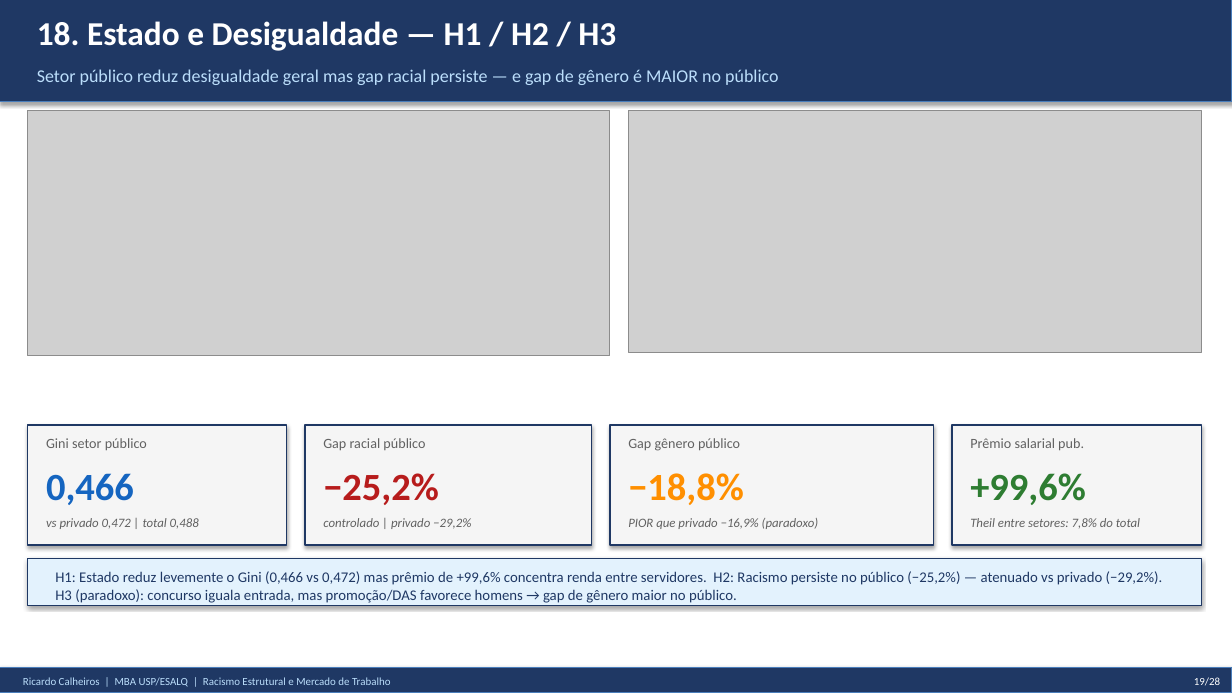
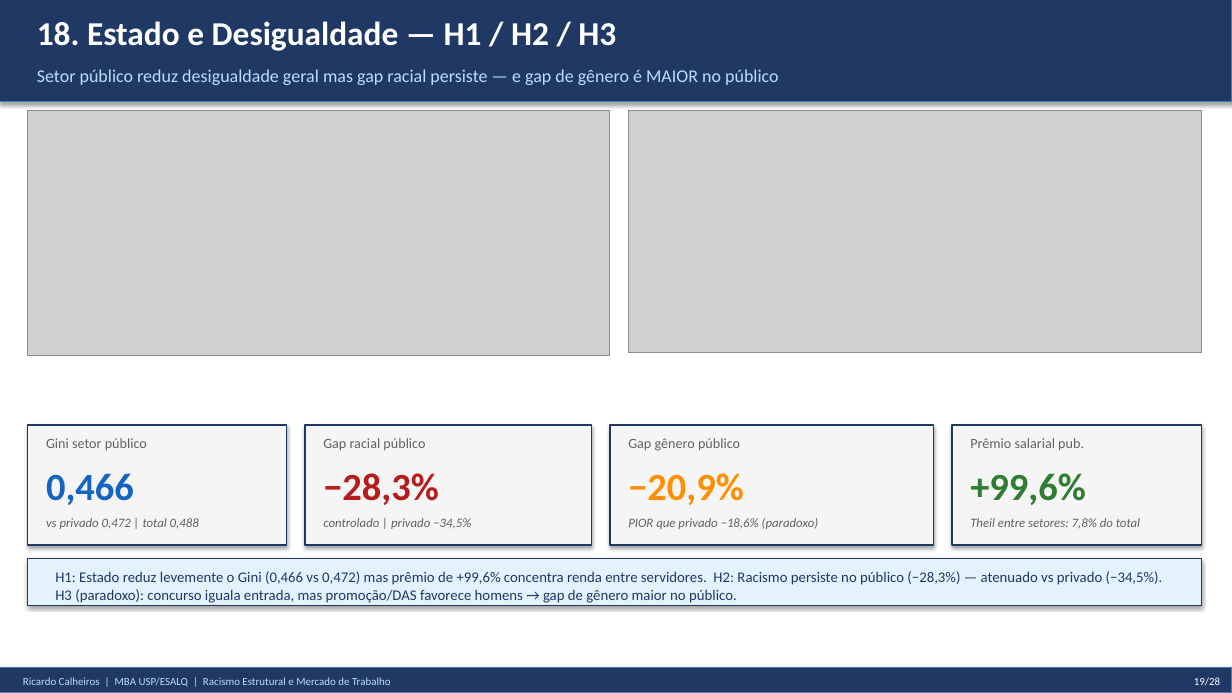
Before and after one commit to rickinrj-ux/ProjetoRacismoPNAD, a slide deck: slide 19 of apresentacao_tcc.pptx. Drawn at 1232x693 pixels with LibreOffice and Linux fonts; fonts in the diff are those of the drawing; grey boxes stand for pictures. Boxes give left, top, right and bottom in pixels: in the first picture for what was removed or moved away, otherwise in the second. Text is boxed around its words. In the diff, an @@ line names an element or a change of style, - is before the commit and + after.

```diff
--- a/apresentacao_tcc.pptx
+++ b/apresentacao_tcc.pptx
@@ text at bbox=[323, 473, 439, 505]: text changed @@
-−25,2%
+−28,3%
@@ text at bbox=[628, 473, 744, 505]: text changed @@
-−18,8%
+−20,9%
@@ text at bbox=[323, 518, 471, 529]: text changed @@
-controlado | privado −29,2%
+controlado | privado −34,5%
@@ text at bbox=[628, 518, 819, 529]: text changed @@
-PIOR que privado −16,9% (paradoxo)
+PIOR que privado −18,6% (paradoxo)
@@ text at bbox=[55, 571, 1163, 603]: text changed @@
-H1: Estado reduz levemente o Gini (0,466 vs 0,472) mas prêmio de +99,6% concentra renda entre servidores. H2: Racismo persiste no público (−25,2%) — atenuado vs privado (−29,2%). H3 (paradoxo): concurso iguala entrada, mas promoção/DAS favorece homens → gap de gênero maior no público.
+H1: Estado reduz levemente o Gini (0,466 vs 0,472) mas prêmio de +99,6% concentra renda entre servidores. H2: Racismo persiste no público (−28,3%) — atenuado vs privado (−34,5%). H3 (paradoxo): concurso iguala entrada, mas promoção/DAS favorece homens → gap de gênero maior no público.
```
Also in this commit, not shown: 7 other files.
